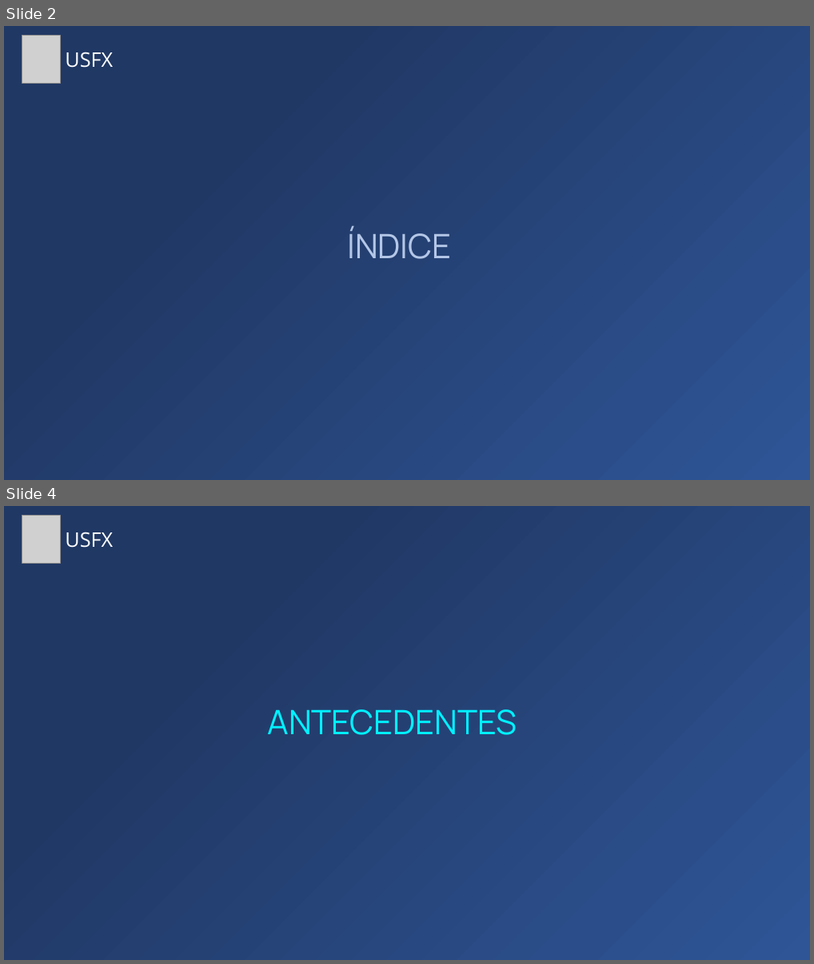
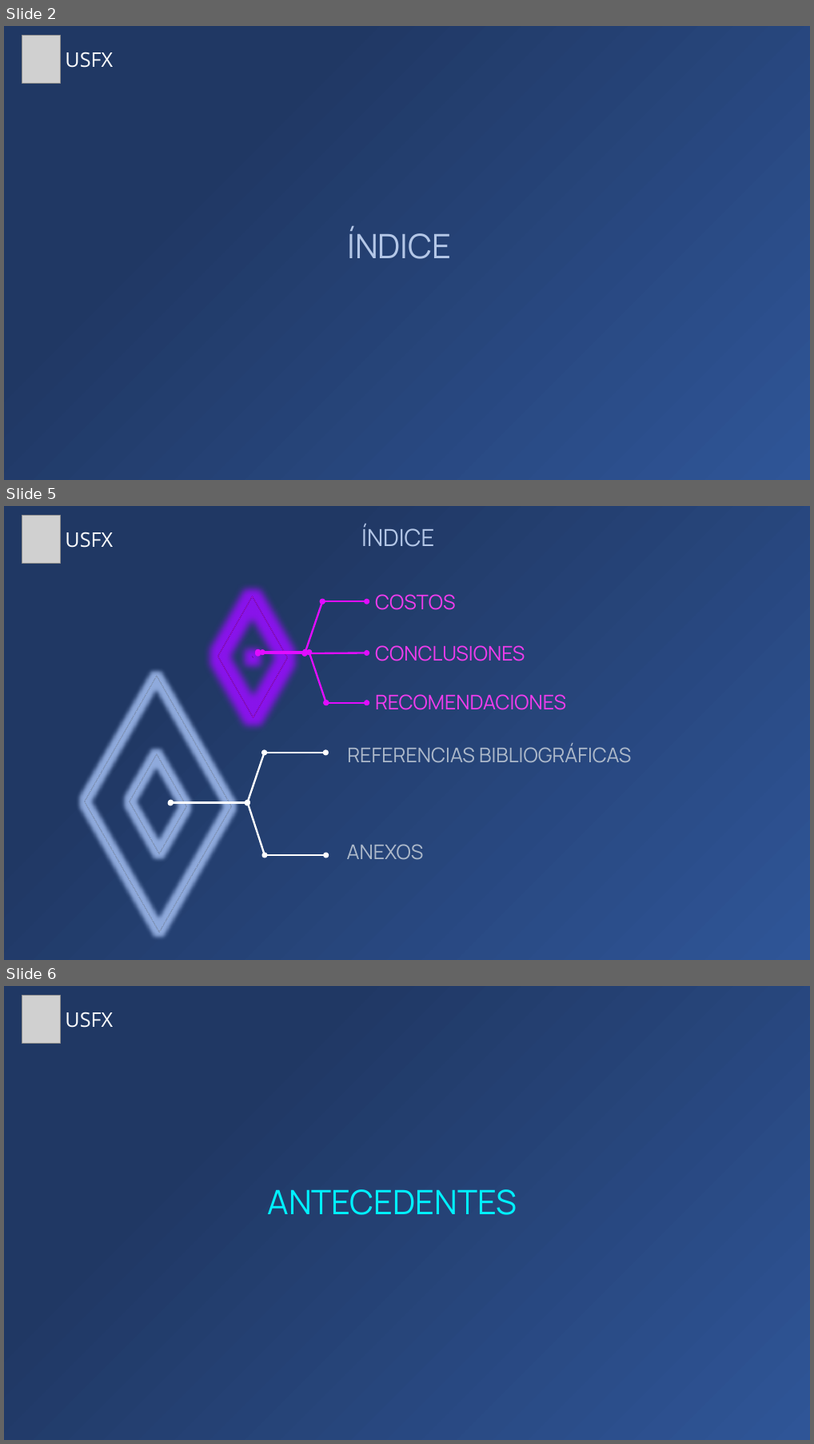
Before and after one commit to Zelechos/Generador-Css, a slide deck: documents/Presentación de Perfil - Modelo Generador CSS.pptx. Shown one above the other, each under a label of ours: slides 2 and 4 before the commit, slides 2, 5 and 6 after it; the slides between them are not shown. The pictures are 814x964 and 814x1444 pixels, drawn with LibreOffice and Linux fonts; fonts in the diff are those of the drawing; grey boxes stand for pictures. Boxes give left, top, right and bottom in pixels: in the first picture for what was removed or moved away, otherwise in the second. Text is boxed around its words. In the diff, an @@ line names an element or a change of style, - is before the commit and + after.

```diff
--- a/documents/Presentación de Perfil - Modelo Generador CSS.pptx
+++ b/documents/Presentación de Perfil - Modelo Generador CSS.pptx
@@ slide 5 added at [4, 506, 810, 960], background gradient #2F5597 to #203864 @@
@@ picture added at [22, 515, 60, 563] @@
@@ text added at [362, 524, 434, 547], 28 pt, text #B4C7E7 @@
+ÍNDICE
@@ text added at [65, 532, 113, 548], 24 pt, text #FFFFFF @@
+USFX
@@ frame added at [193, 597, 313, 717], outline #E10DFF 1 pt @@
@@ text added at [375, 594, 456, 610], 24 pt, text #F03CED @@
+COSTOS
@@ text added at [375, 645, 525, 661], 24 pt, text #F03CED @@
+CONCLUSIONES
@@ group added at [258, 601, 367, 703]: 8 double arrows @@
@@ frame added at [30, 676, 286, 932], outline #ADB9CA 1 pt @@
@@ text added at [375, 694, 566, 710], 24 pt, text #F03CED @@
+RECOMENDACIONES
@@ text added at [347, 744, 631, 763], 24 pt, text #ADB9CA @@
+REFERENCIAS BIBLIOGRÁFICAS
@@ group added at [170, 752, 326, 855]: 4 arrows, 2 double arrows @@
@@ text added at [347, 844, 424, 860], 24 pt, text #ADB9CA @@
+ANEXOS
@@ what was slide 4 is now slide 6 @@
```
Also in this commit, not shown: 5 slides changed, 1 other slide added, 1 other file.
